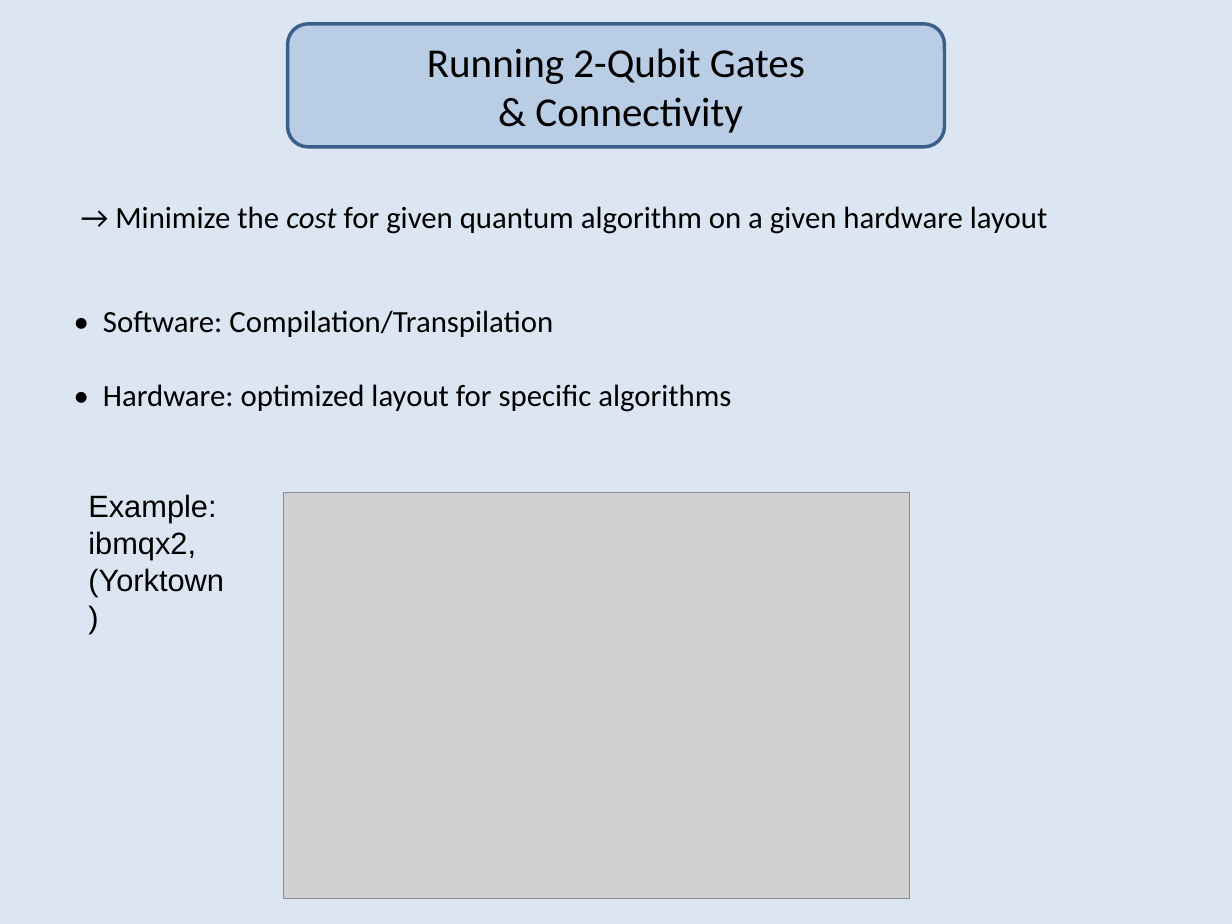
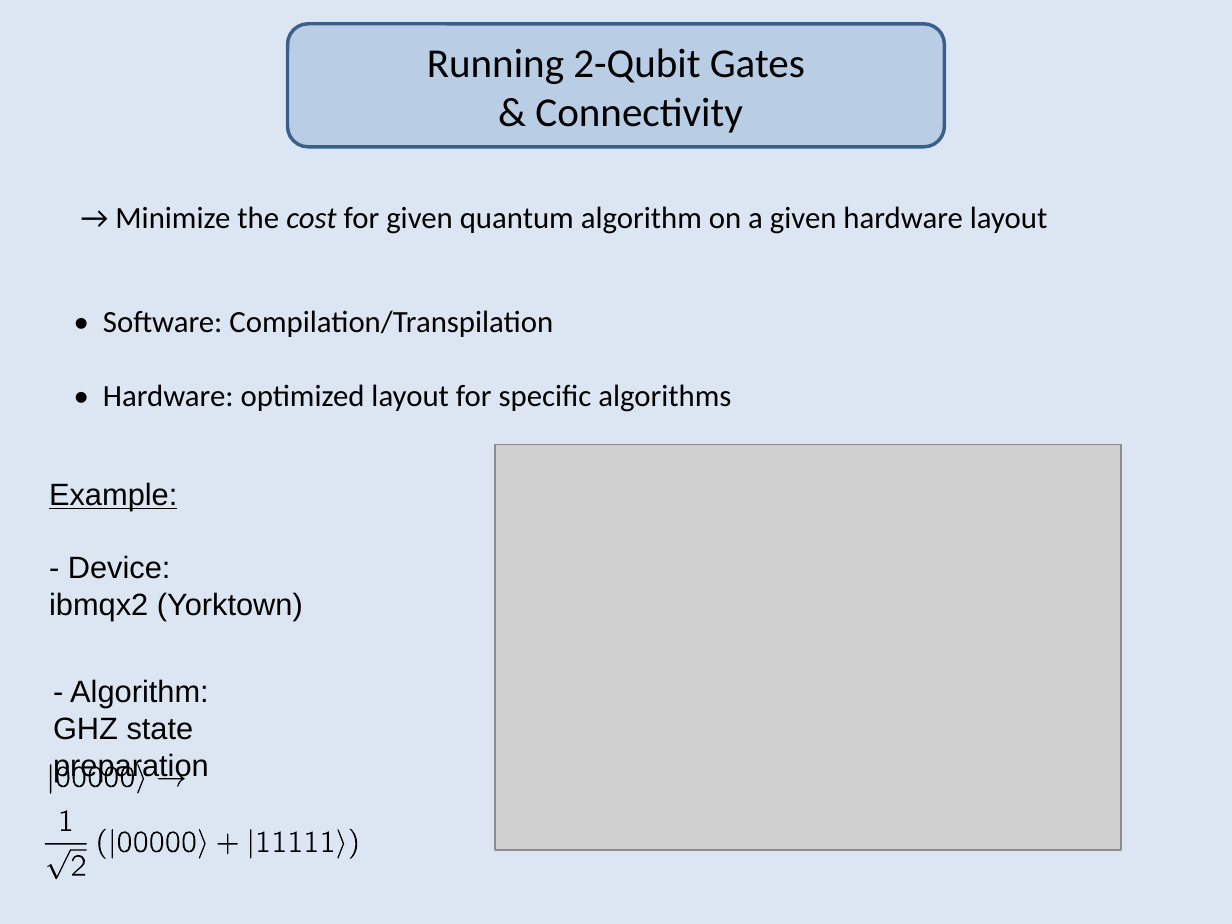
Before and after one commit to 534ttl3/sqits, a slide deck: slide 6 of presentation/part1-chris-basics-and-connectivity.pptx. Drawn at 1232x924 pixels with LibreOffice and Linux fonts; fonts in the diff are those of the drawing; grey boxes stand for pictures. Boxes give left, top, right and bottom in pixels: in the first picture for what was removed or moved away, otherwise in the second. Text is boxed around its words. In the diff, an @@ line names an element or a change of style, - is before the commit and + after.

```diff
--- a/presentation/part1-chris-basics-and-connectivity.pptx
+++ b/presentation/part1-chris-basics-and-connectivity.pptx
@@ picture: place and size @@
-picture at box(283, 493, 909, 898)
+picture at box(495, 445, 1121, 850)
@@ text "Example:": place and size @@
-text "Example:" at box(88, 494, 224, 596)
+text "Example:" at box(49, 482, 303, 621)
@@ text at box(49, 482, 177, 510): underline on in "Example:" @@
@@ text at box(49, 555, 303, 621): text changed @@
-ibmqx2,
-(Yorktown)
+- Device:
+ibmqx2 (Yorktown)
@@ group added at box(44, 679, 359, 878): 30 freeform shapes, 1 text @@
+- Algorithm:
+GHZ state preparation
```
Also in this commit, not shown: 4 other slides changed, 6 other files.
